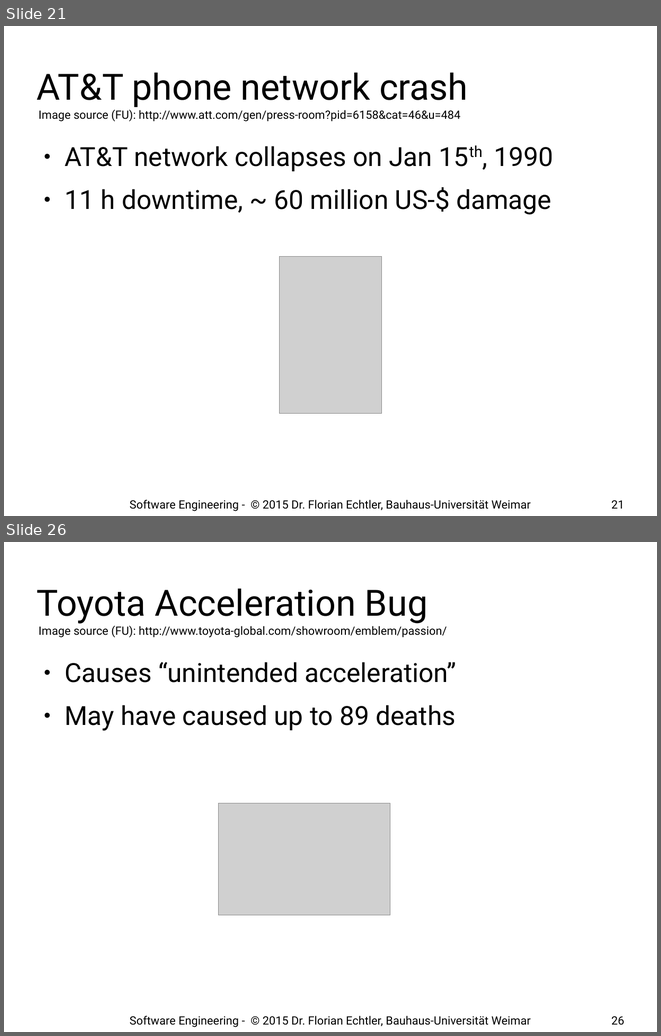
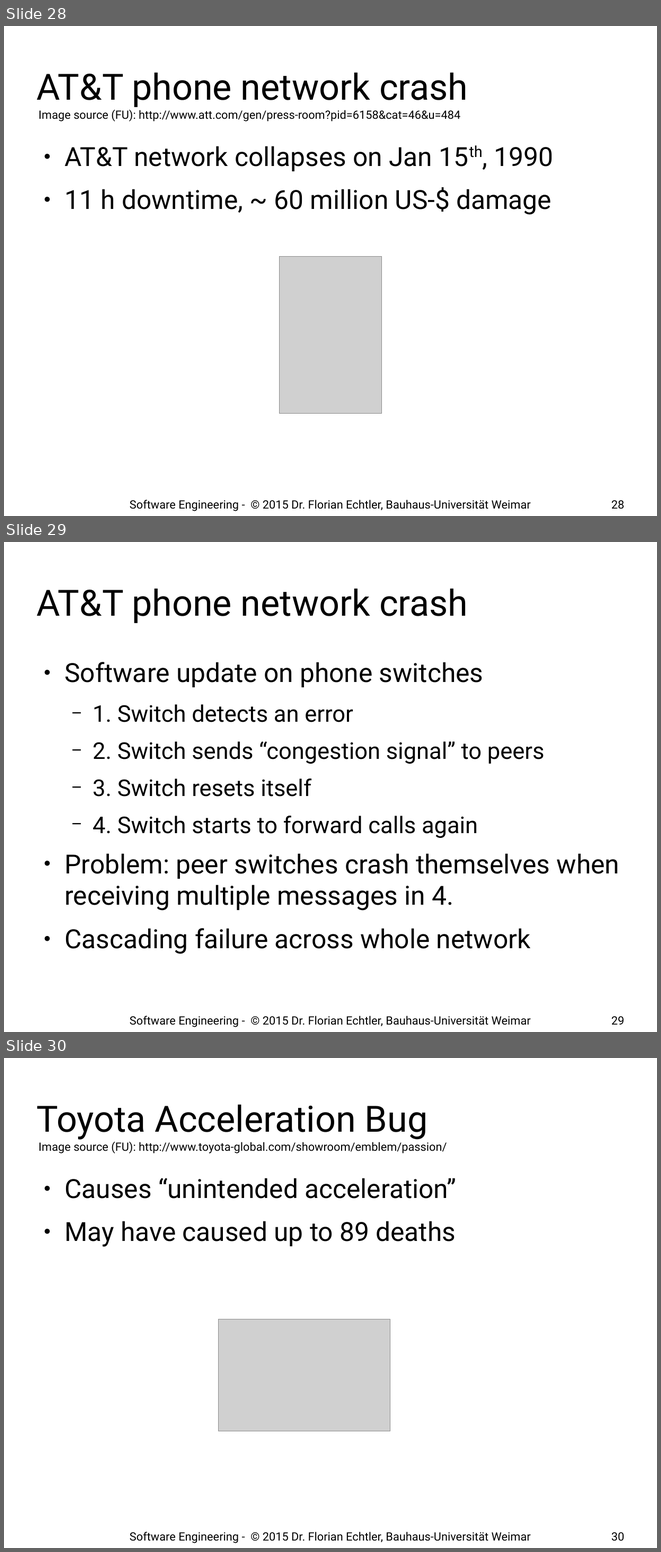
Before and after one commit to floe/software-engineering, a slide deck: 01-introduction.odp. Shown one above the other, each under a label of ours: slides 21 and 26 before the commit, slides 28, 29 and 30 after it; the slides between them are not shown. The pictures are 661x1036 and 661x1552 pixels, drawn with LibreOffice and Linux fonts; fonts in the diff are those of the drawing; grey boxes stand for pictures; background and template pictures are left out. Boxes give left, top, right and bottom in pixels: in the first picture for what was removed or moved away, otherwise in the second. Text is boxed around its words. In the diff, an @@ line names an element or a change of style, - is before the commit and + after.

```diff
--- a/01-introduction.odp
+++ b/01-introduction.odp
@@ slide 29 added at [4, 542, 657, 1032], background #FFFFFF @@
@@ title added at [37, 588, 468, 623], 44 pt, text #000000 @@
+AT&T phone network crash
@@ text added at [64, 662, 619, 954], 32 pt, text #000000 @@
+● Software update on phone switches
+  − 1. Switch detects an error
+  − 2. Switch sends “congestion signal” to peers
+  − 3. Switch resets itself
+  − 4. Switch starts to forward calls again
+● Problem: peer switches crash themselves when receiving multiple messages in 4.
+● Cascading failure across whole network
@@ text added at [130, 1015, 531, 1027], 14 pt, text #000000 @@
+Software Engineering - © 2015 Dr. Florian Echtler, Bauhaus-Universität Weimar
@@ page number added at [611, 1016, 624, 1024], 14 pt, text #000000 @@
+29
@@ what was slide 21 is now slide 28 @@
@@ page number at [611, 500, 624, 509]: text changed @@
-21
+28
@@ what was slide 26 is now slide 30 @@
@@ page number at [611, 1532, 624, 1541]: text changed @@
-26
+30
```
Also in this commit, not shown: 16 slides changed, 12 other slides added.
